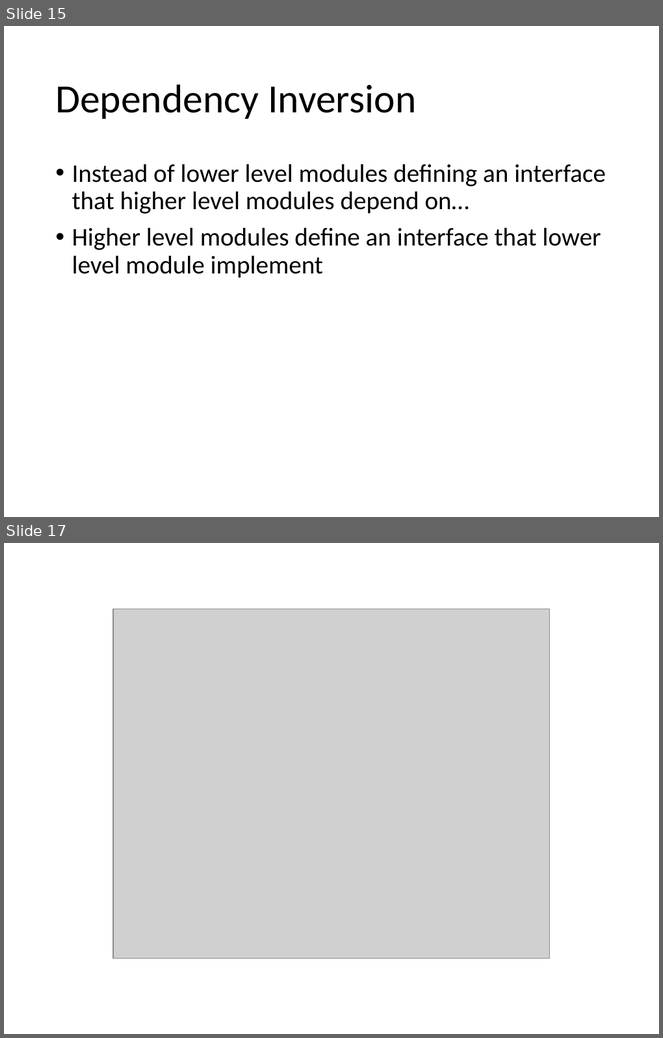
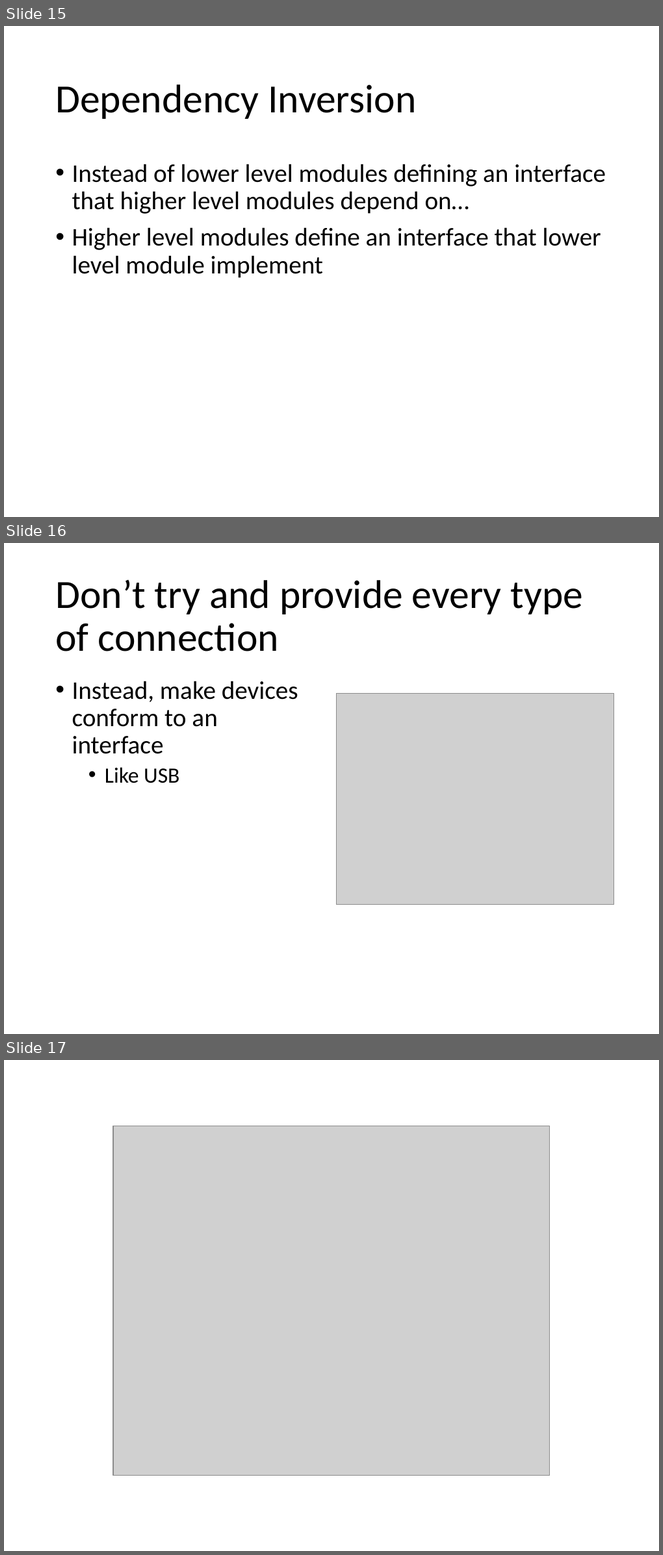
Before and after one commit to SeamlessThingies-Learn-DotNet3Day/DotNetProgramming, a slide deck: Slides/Ninject/1 - Dependency Inversion.pptx. Shown one above the other, each under a label of ours: slides 15 and 17 before the commit, slides 15, 16 and 17 after it; the slides between them are not shown. The pictures are 663x1038 and 663x1555 pixels, drawn with LibreOffice and Linux fonts; fonts in the diff are those of the drawing; grey boxes stand for pictures. Boxes give left, top, right and bottom in pixels: in the first picture for what was removed or moved away, otherwise in the second. Text is boxed around its words. In the diff, an @@ line names an element or a change of style, - is before the commit and + after.

```diff
--- a/Slides/Ninject/1 - Dependency Inversion.pptx
+++ b/Slides/Ninject/1 - Dependency Inversion.pptx
@@ slide 16 added at [4,543,659,1034], background #FFFFFF @@
@@ title added at [55,580,583,652], 44 pt, text #000000 @@
+Don’t try and provide every type of connection
@@ text added at [72,681,298,783], 28 pt, text #000000 @@
+• Instead, make devices conform to an interface
+  • Like USB
@@ picture added at [336,693,614,904] @@
```
Also in this commit, not shown: 5 slides changed, 1 slide removed, 5 other files.
